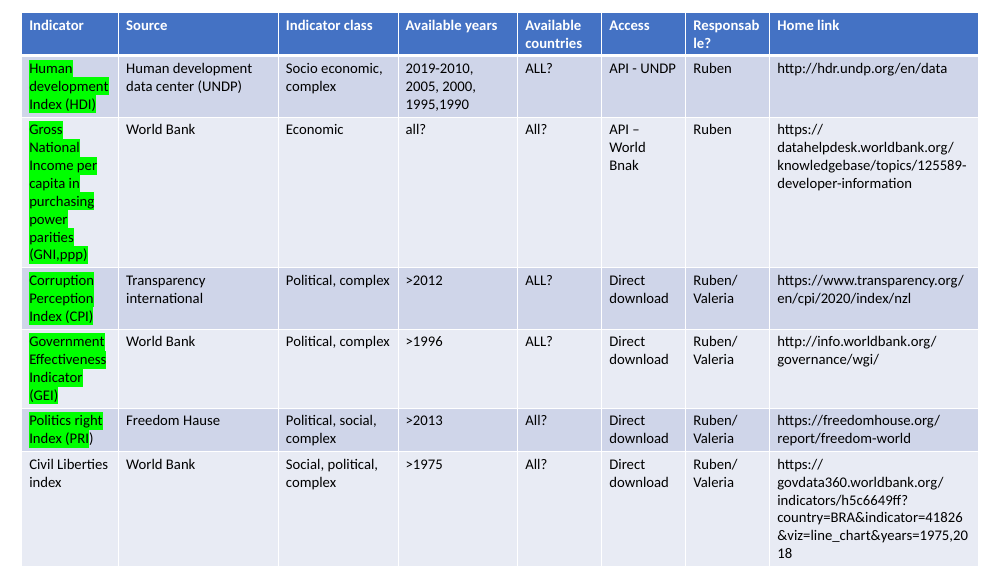
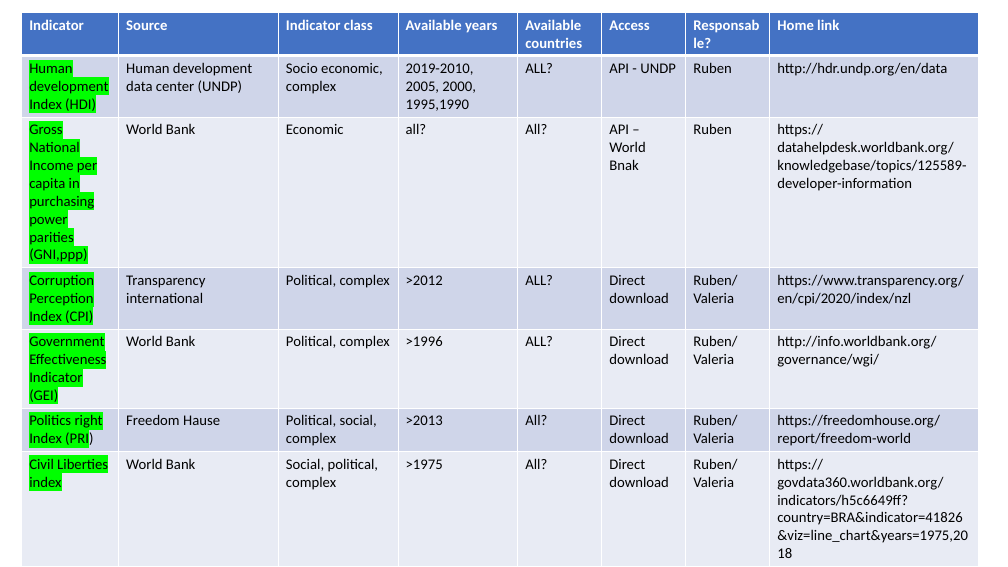
Before and after one commit to rjlopez2/ADS-_CAS_Bern_2020, a slide deck: slide 2 of Projects/M3/Project.pptx. Drawn at 1008x567 pixels with LibreOffice and Linux fonts; fonts in the diff are those of the drawing. Boxes give left, top, right and bottom in pixels: in the first picture for what was removed or moved away, otherwise in the second. Text is boxed around its words. In the diff, an @@ line names an element or a change of style, - is before the commit and + after.

```diff
--- a/Projects/M3/Project.pptx
+++ b/Projects/M3/Project.pptx
@@ table at (22,12,979,547) @@
@@ highlight none to #00FF00 in "Civil Liberties index" @@
```
Also in this commit, not shown: 2 other slides changed.
